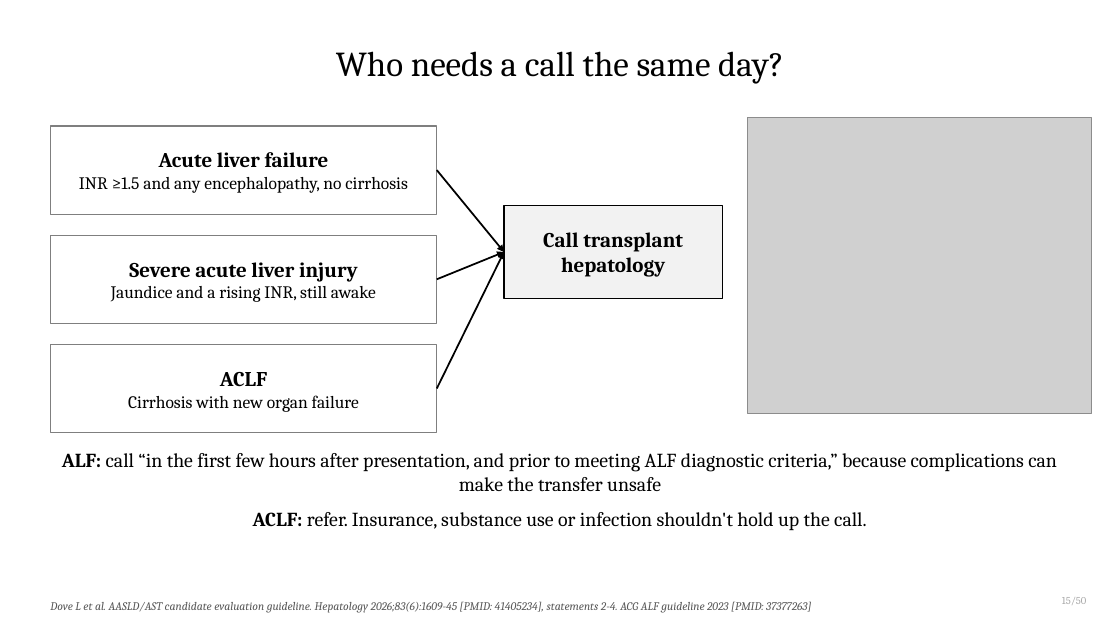
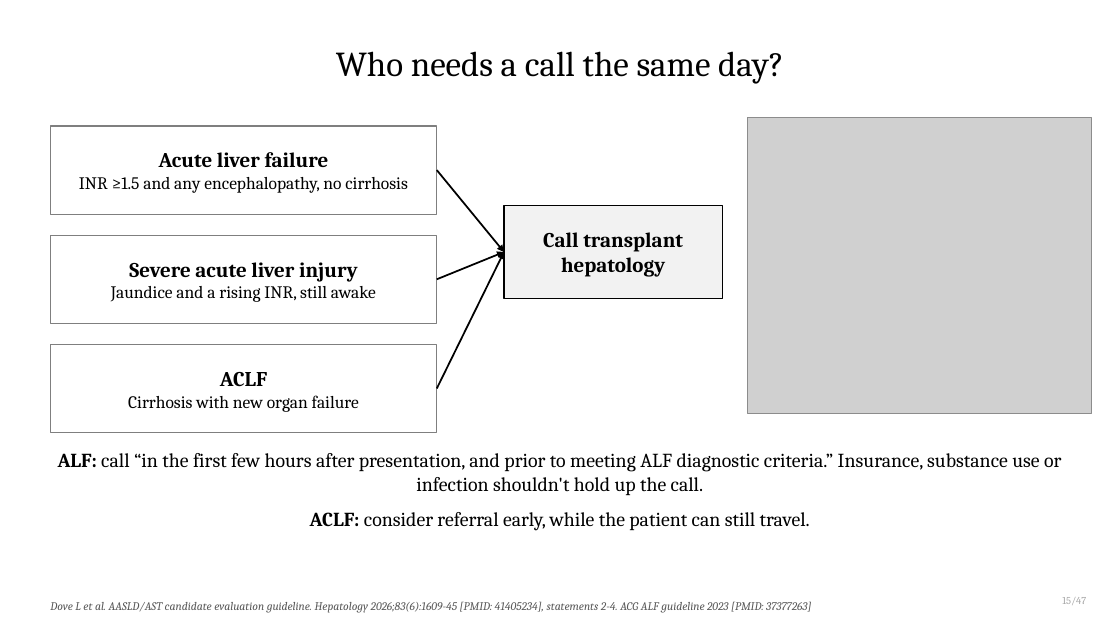
Before and after one commit to qaddodi/mohammad-almeqdadi-lectures, a slide deck: slide 16 of lectures/liver-transplant-grand-rounds-mmc-2026/Liver Transplantation When to Refer and Whats New.pptx. Drawn at 1120x630 pixels with LibreOffice and Linux fonts; fonts in the diff are those of the drawing; grey boxes stand for pictures. Boxes give left, top, right and bottom in pixels: in the first picture for what was removed or moved away, otherwise in the second. Text is boxed around its words. In the diff, an @@ line names an element or a change of style, - is before the commit and + after.

```diff
--- a/lectures/liver-transplant-grand-rounds-mmc-2026/Liver Transplantation When to Refer and Whats New.pptx
+++ b/lectures/liver-transplant-grand-rounds-mmc-2026/Liver Transplantation When to Refer and Whats New.pptx
@@ text at box(58, 453, 1061, 531): text changed @@
-ALF: call “in the first few hours after presentation, and prior to meeting ALF diagnostic criteria,” because complications can make the transfer unsafe
-ACLF: refer. Insurance, substance use or infection shouldn't hold up the call.
+ALF: call “in the first few hours after presentation, and prior to meeting ALF diagnostic criteria.” Insurance, substance use or infection shouldn't hold up the call.
+ACLF: consider referral early, while the patient can still travel.
@@ text at box(1062, 597, 1086, 605): text changed @@
-15/50
+15/47
```
Also in this commit, not shown: 53 other slides changed, 2 slides added, 3 slides removed, 4 other files.
